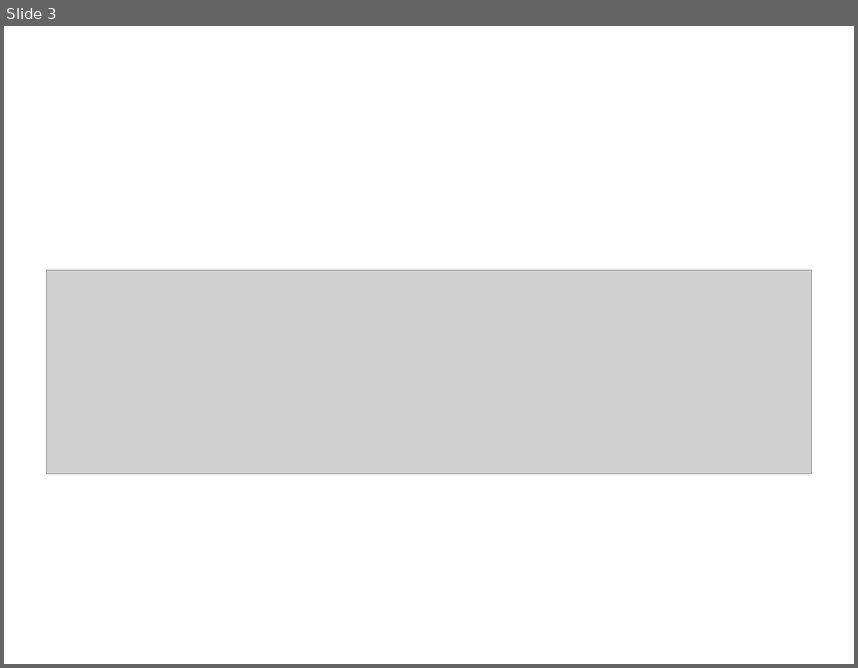
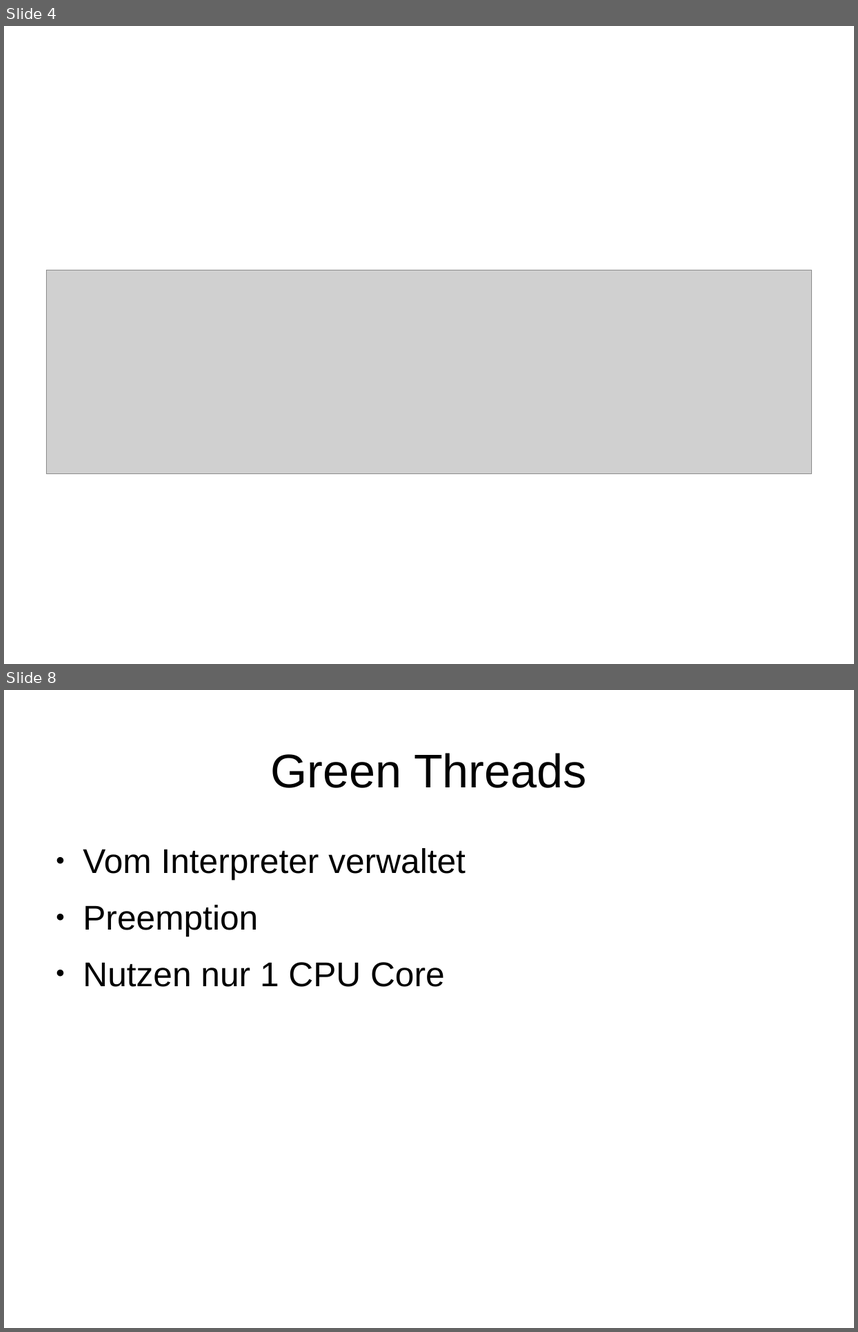
Before and after one commit to niner/HybridThreads, a slide deck: Präsentation.odp. Shown one above the other, each under a label of ours: slide 3 before the commit, slides 4 and 8 after it; the slides between them are not shown. The pictures are 858x668 and 858x1332 pixels, drawn with LibreOffice and Linux fonts; fonts in the diff are those of the drawing; grey boxes stand for pictures. Boxes give left, top, right and bottom in pixels: in the first picture for what was removed or moved away, otherwise in the second. Text is boxed around its words. In the diff, an @@ line names an element or a change of style, - is before the commit and + after.

```diff
--- a/Präsentation.odp
+++ b/Präsentation.odp
@@ slide 8 added at (4, 690, 854, 1328), background #FFFFFF @@
@@ title added at (271, 753, 586, 788), 44 pt, text #000000 @@
+Green Threads
@@ text added at (83, 848, 466, 987), 32 pt, text #000000 @@
+● Vom Interpreter verwaltet
+● Preemption
+● Nutzen nur 1 CPU Core
@@ what was slide 3 is now slide 4 @@
```
Also in this commit, not shown: 6 other slides added, 2 slides removed, 2 other files.
